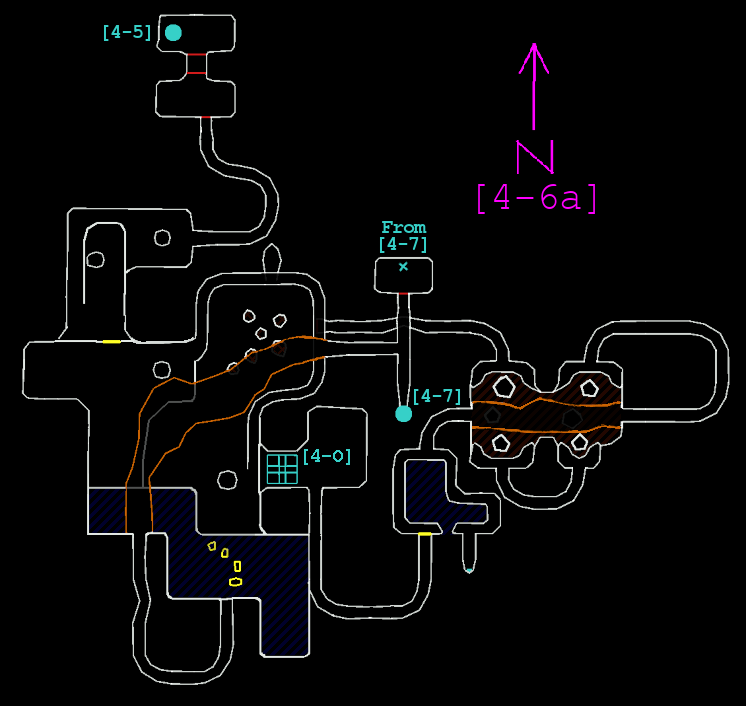
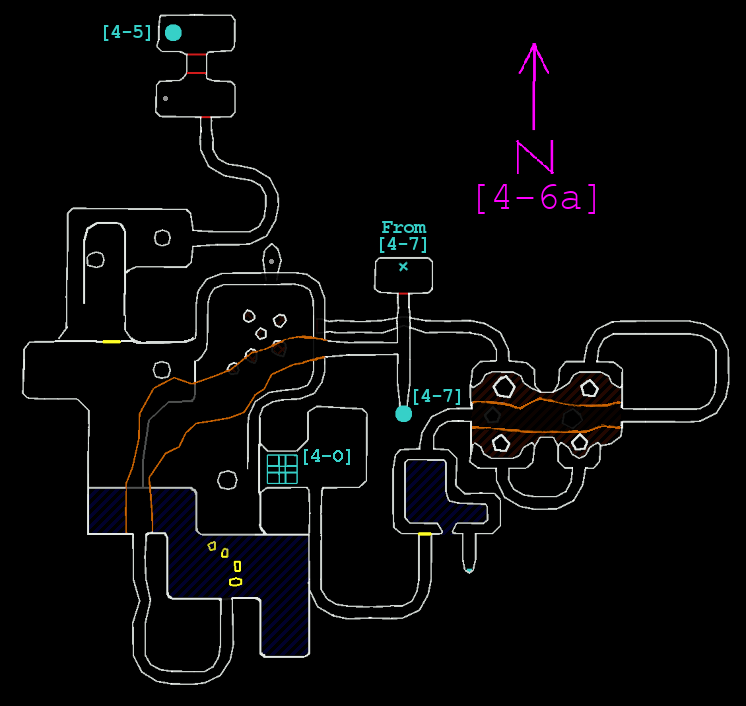
Before/after of a w=746, h=706 layered artwork. What changed in the layer stack:
painted on "main" over [163, 96, 274, 601]
